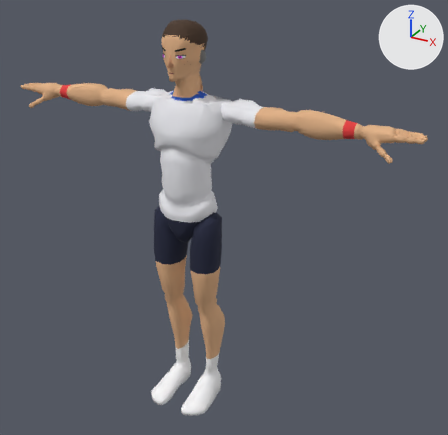
The glTF model sweetspot/models/players/p08.glb as it was, and as the next commit left it.
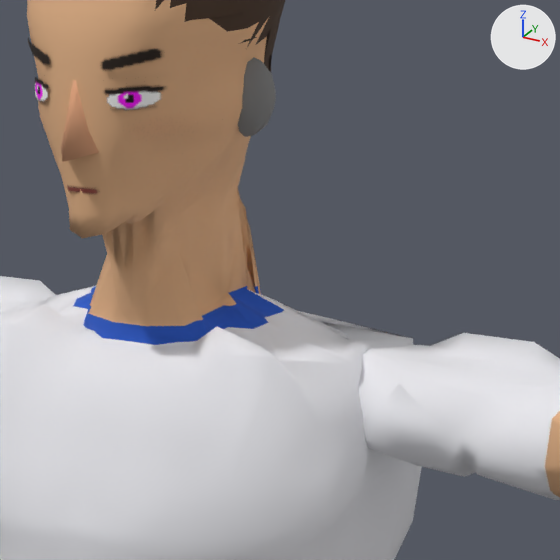
The first picture shows the older version from a 50 mm camera at (1.38, -2.178, 2.076) aimed at (0.141, 0.075, 0.949). The close-ups show the older and then the newer version on the part from 35% to 57% of the width and 9% to 32% of the height of that picture. Only the edits that show in the close-ups are written down. The lights are fixed; the arrows at upper right show +X, +Y and +Z. Vertices at exactly the same position are counted once.

The first close-up shows 'Body', 'Ear', 'Face', 'Hair', 'Nose'.
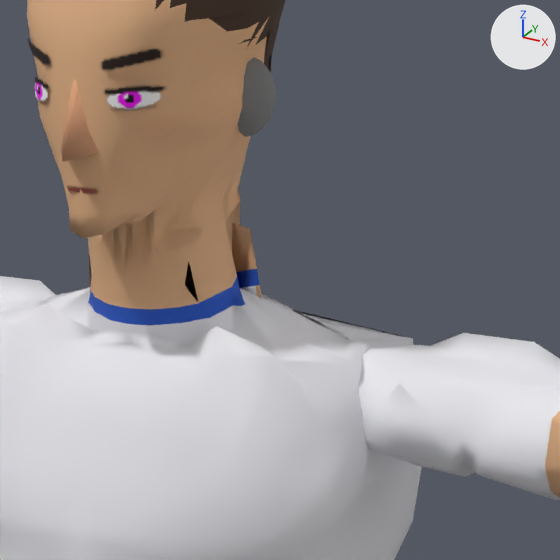
Location of each change, (x1, y1, x2, y2) in pixels of the close-ups (560 x 560 px; the box of a moved part takes in the faces that stretch with it):
part 1 of me_mannequin, moved or reshaped
    before: (47, 169, 349, 358)
    after: (55, 155, 302, 356)
part 2 of me_mannequin, surface changed
    before: (110, 268, 203, 334)
    after: (111, 306, 209, 333)

Patch to the scene script:
```diff
--- a/sweetspot/models/players/p08.glb.py
+++ b/sweetspot/models/players/p08.glb.py
@@ me_mannequin @@
 # used by ob_body; location = (0.0, 0.0, 0.0)
-me_mannequin.from_pydata(...)  # 8054 vertices, 15862 faces; spans x -0.98..0.98, y -0.21..0.15, z 0.0..1.8
+me_mannequin.from_pydata(...)  # 8062 vertices, 15878 faces; spans x -0.98..0.98, y -0.21..0.15, z 0.0..1.8
+# me_mannequin part 1: 83 vertices moved from x -0.08..0.08, y -0.04..0.05, z 1.48..1.59 to x -0.06..0.07, y -0.05..0.06, z 1.48..1.59; 112 vertices removed from x -0.08..0.08, y -0.05..0.05, z 1.49..1.6; 120 vertices added at x -0.07..0.06, y -0.05..0.06, z 1.5..1.6
+# me_mannequin part 2: 8 kept faces spanning x -0.02..0.05, y -0.05..-0.02, z 1.5..1.52 get new texture (UV) coordinates
 me_mannequin.materials.append(mat_palette)
```
